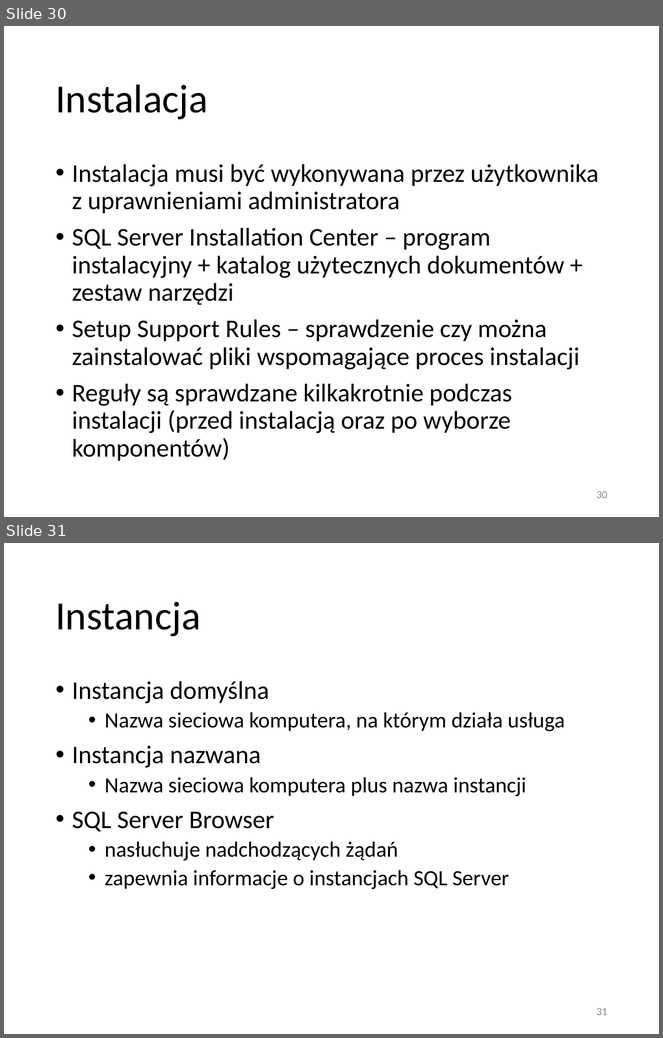
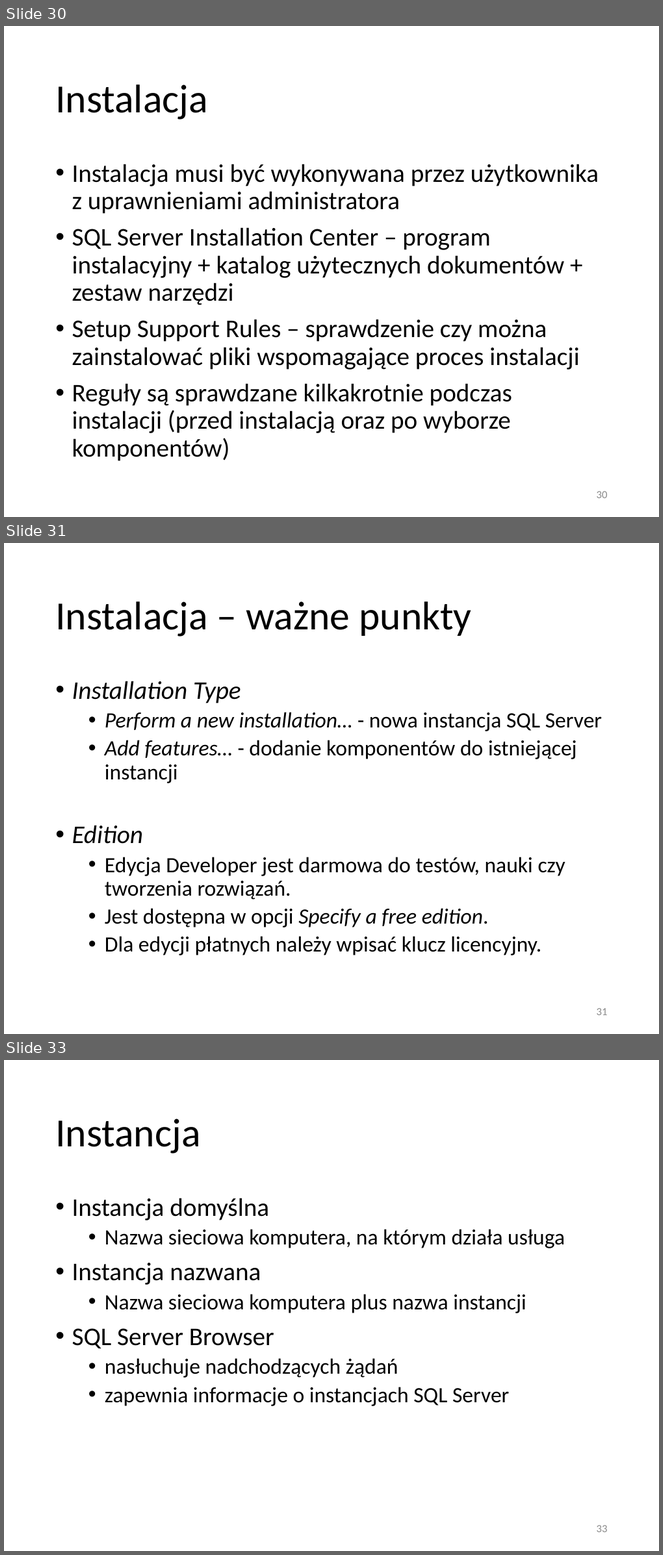
Before and after one commit to gstolecki/SQL-Server-Administracja, a slide deck: Microsoft SQL Server - administracja v2.pptx. Shown one above the other, each under a label of ours: slides 30 and 31 before the commit, slides 30, 31 and 33 after it; the slides between them are not shown. The pictures are 663x1038 and 663x1555 pixels, drawn with LibreOffice and Linux fonts; fonts in the diff are those of the drawing. Boxes give left, top, right and bottom in pixels: in the first picture for what was removed or moved away, otherwise in the second. Text is boxed around its words. In the diff, an @@ line names an element or a change of style, - is before the commit and + after.

```diff
--- a/Microsoft SQL Server - administracja v2.pptx
+++ b/Microsoft SQL Server - administracja v2.pptx
@@ slide 31 added at <box>4,543,659,1034</box>, background #FFFFFF @@
@@ title added at <box>55,601,471,637</box>, 44 pt, text #000000 @@
+Instalacja – ważne punkty
@@ text added at <box>72,681,602,956</box>, 24 pt, text #000000 @@
+• Installation Type
+  • Perform a new installation… - nowa instancja SQL Server
+  • Add features… - dodanie komponentów do istniejącej instancji
+• Edition
+  • Edycja Developer jest darmowa do testów, nauki czy tworzenia rozwiązań.
+  • Jest dostępna w opcji Specify a free edition.
+  • Dla edycji płatnych należy wpisać klucz licencyjny.
@@ page number added at <box>597,1008,608,1016</box>, 12 pt, text #8C8C8C @@
+31
@@ what was slide 31 is now slide 33 @@
@@ page number at <box>597,1525,608,1533</box>: text changed @@
-31
+33
```
Also in this commit, not shown: 1 slide changed, 3 other slides added.
